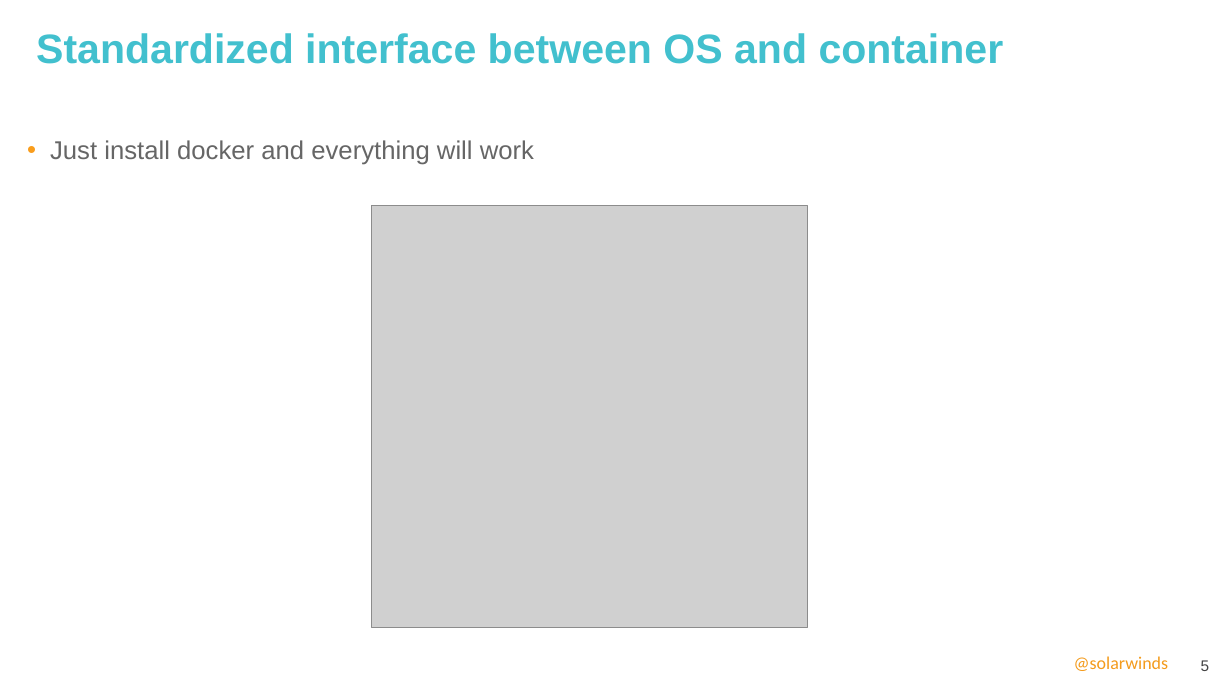
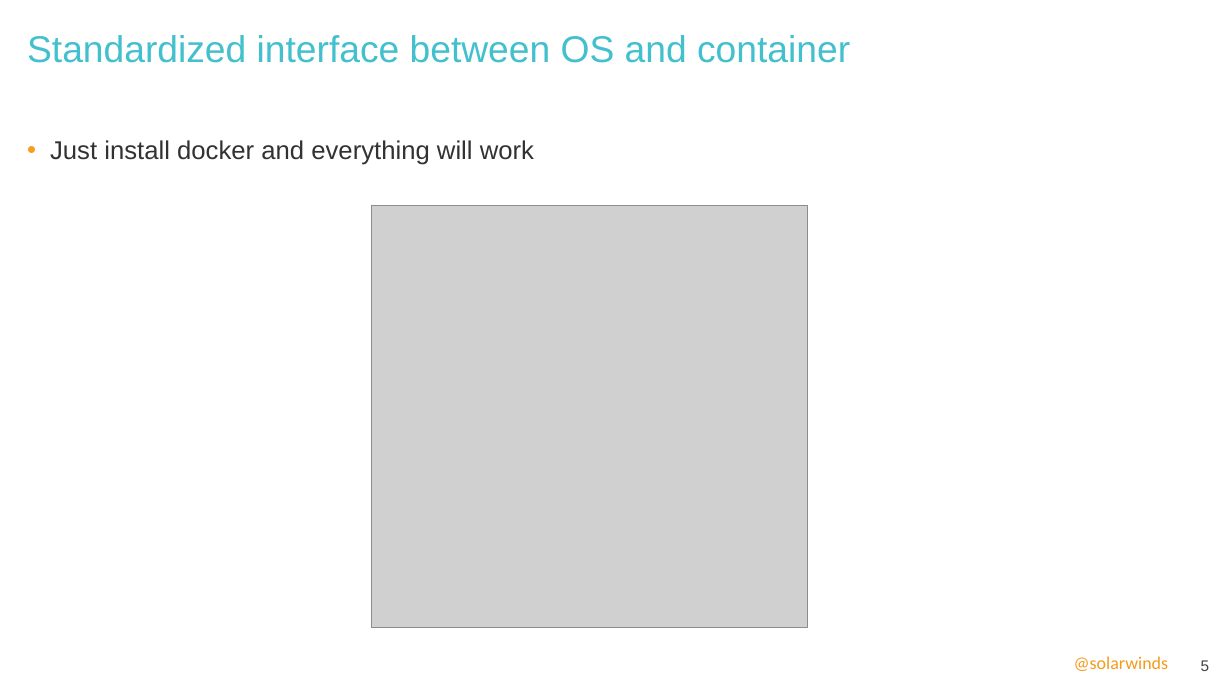
Before and after one commit to ivoklimsa/DockerVSB, a slide deck: slide 5 of ppt/DockerWorkshopVSB.pptx. Drawn at 1232x693 pixels with LibreOffice and Linux fonts; fonts in the diff are those of the drawing; grey boxes stand for pictures; background and template pictures are left out. Boxes give left, top, right and bottom in pixels: in the first picture for what was removed or moved away, otherwise in the second. Text is boxed around its words. In the diff, an @@ line names an element or a change of style, - is before the commit and + after.

```diff
--- a/ppt/DockerWorkshopVSB.pptx
+++ b/ppt/DockerWorkshopVSB.pptx
@@ title "Standardized interface between OS and ..." moved from (x1=36, y1=33, x2=1004, y2=64) to (x1=27, y1=35, x2=850, y2=63) @@
@@ title "Standardized interface between OS and ..." at (x1=27, y1=35, x2=850, y2=63): size 32 to 29 pt, bold off @@
@@ text "Just install docker and everything ..." at (x1=50, y1=140, x2=534, y2=165): text colour #666666 to #323233 @@
```
Also in this commit, not shown: 14 other slides changed.
